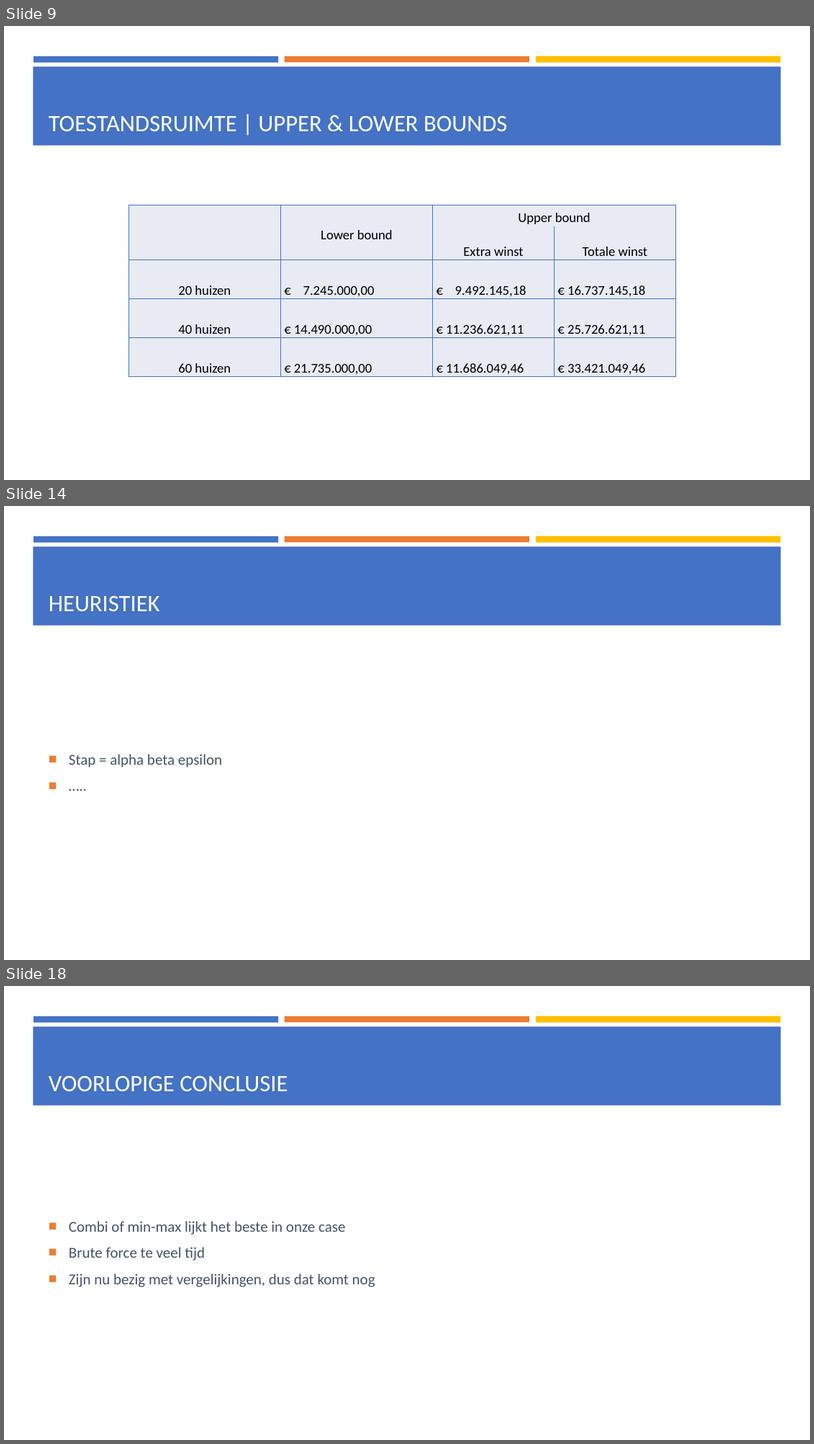
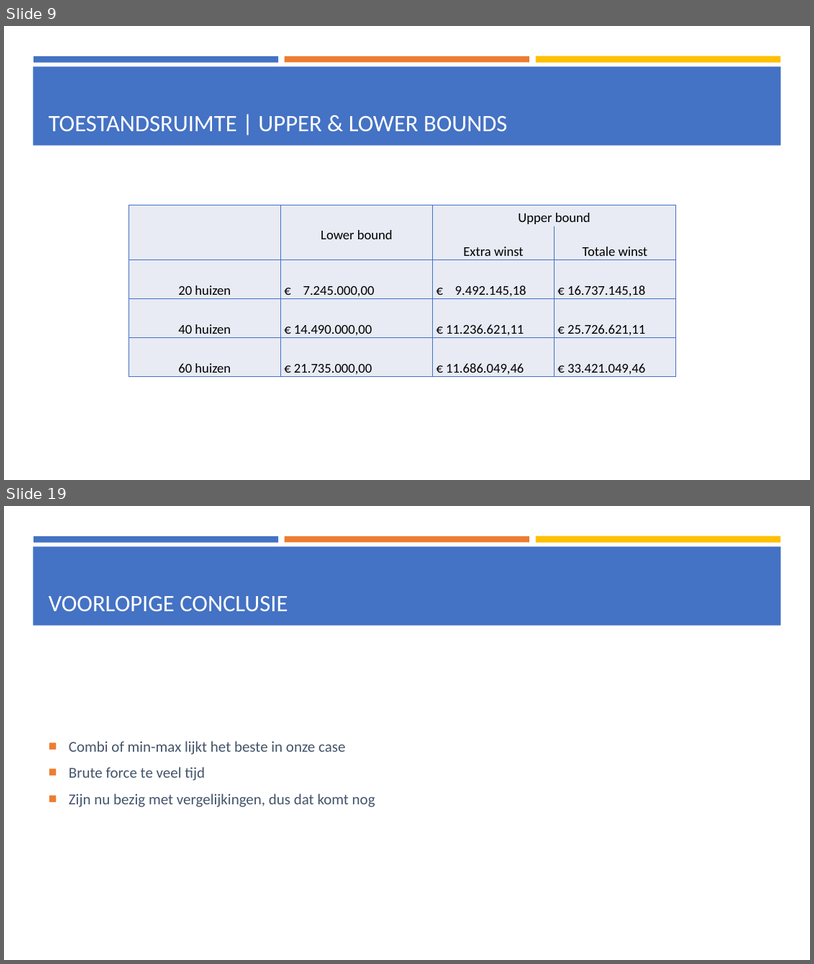
Before and after one commit to rmleushuis/Heurestieken, a slide deck: others/Presentatie 2, 18-5-2018.pptx. Shown one above the other, each under a label of ours: slides 9, 14 and 18 before the commit, slides 9 and 19 after it; the slides between them are not shown. The pictures are 814x1444 and 814x964 pixels, drawn with LibreOffice and Linux fonts; fonts in the diff are those of the drawing. Boxes give left, top, right and bottom in pixels: in the first picture for what was removed or moved away, otherwise in the second. Text is boxed around its words. In the diff, an @@ line names an element or a change of style, - is before the commit and + after.

```diff
--- a/others/Presentatie 2, 18-5-2018.pptx
+++ b/others/Presentatie 2, 18-5-2018.pptx
@@ slide 14 removed at (4, 506, 810, 960), background #FFFFFF; not listed: 4 template elements that a slide beside it also shows @@
@@ title removed at (49, 596, 160, 611) @@
-HEURISTIEK
@@ text removed at (69, 754, 222, 767) @@
-■ Stap = alpha beta epsilon
-■ …..
@@ what was slide 18 is now slide 19 @@
```
Also in this commit, not shown: 6 slides changed, 5 slides added, 3 other slides removed.
